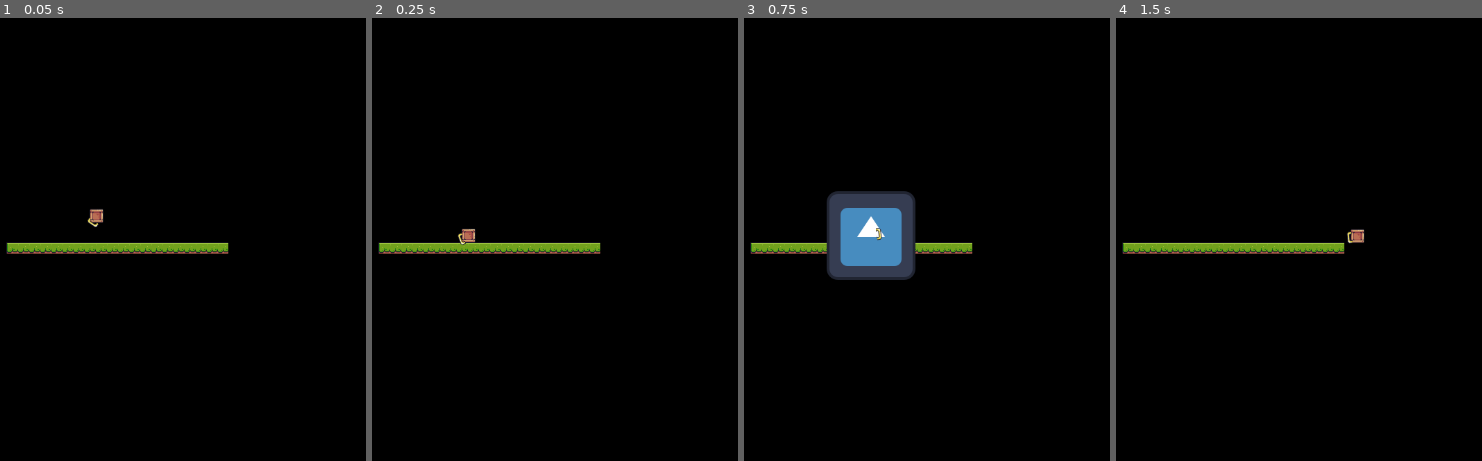
Above: before the commit, frames 1-4 (left to right).
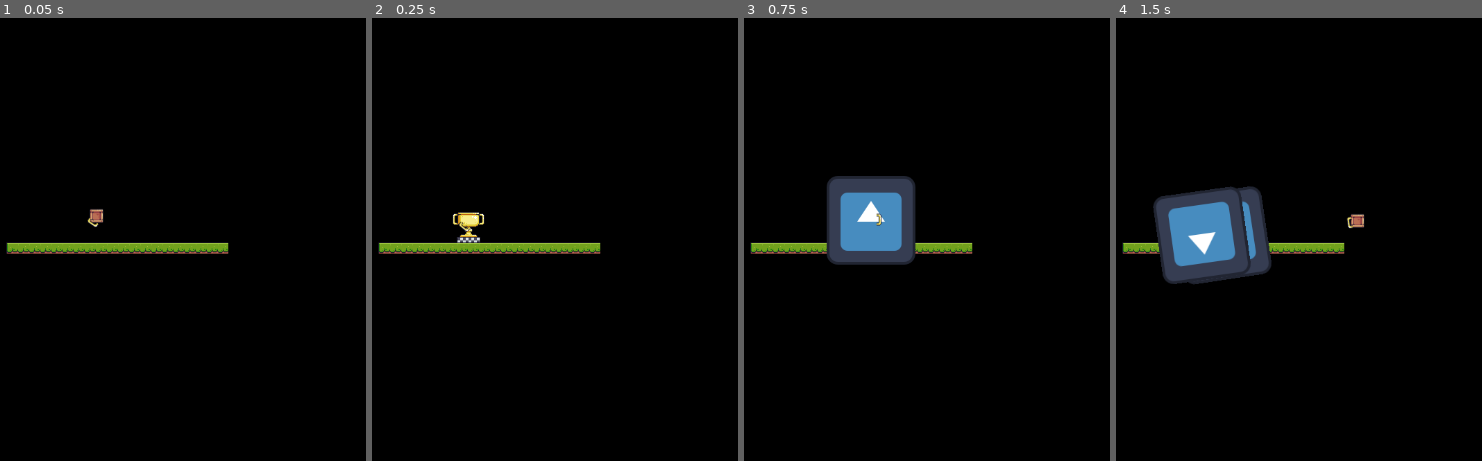
Above: after the commit, the same moments.

Repository: bombocla7/LLTE
Game: Godot game, scene res://nivel.tscn
Two runs of this game, one before a commit and one after it. Both use one fixed random seed, a clock stepped at 60 frames per second and the inputs below. The engine's default icon, where the game draws it, is replaced by a stand-in: a white triangle on a blue panel in a dark square.
Inputs (mouse positions are in pixels of both pictures, inside the frame that each line leads up to):
- Up to frame 1 (0.05 s): no input
- Up to frame 2 (0.25 s): no input
- Up to frame 3 (0.75 s): tap Enter at 0.5 s; move the mouse to (996, 221) at 0.52 s; press the mouse at (996, 221) at 0.53 s; hold Right (ui_right) from 0.53 s (still down)
- Up to frame 4 (1.5 s): keep holding Right (ui_right); move the mouse to (outside the picture) at 1.27 s; release the mouse at (outside the picture) at 1.28 s; click (outside the picture) at 1.35 s

Frame 1 is identical in both runs. In frame 2, 0.4% of the frame differs, in the area x 22-31%, y 43-52%; in frame 3, 3.3%; in frame 4, 6.3%, in the area x 10-68%, y 37-61%.

Commit message:
Lanzamiento de flecha acabado

Diff:
--- a/lanzando-lanzando-triunfe-escalando/arco.gd
+++ b/lanzando-lanzando-triunfe-escalando/arco.gd
@@ -1,40 +1,47 @@
 extends Node2D
 
-@export var max_carga = 500
+@export var max_carga = 100
+@export var arrow_scene: PackedScene
 
 var wasclicked = false
-
+var flecha
 var carga = 0
 
-func _physics_process(delta):
+func _physics_process(_delta):
 	look_at_mouse()
 
-	#Carga del arco
+	#Carga del arco, cuando llega al máximo se queda esperando a que se suelte
 	if Input.is_action_pressed("ui_click"):
 		if (carga < max_carga):
 			arco_carga()
-		elif (carga == max_carga):
-			arco_disparo()
+
 	#Disparo del arco
-	elif Input.is_action_just_released("ui_click"):
-		arco_disparo()
-
-	#Debug carga
-	print(carga)
+	if Input.is_action_just_released("ui_click"):
+		arco_disparo(carga)
+		print(str(flecha.velocity.x))
+		print(str(flecha.velocity.y))
 
 func look_at_mouse():
 	var mouse_pos = get_global_mouse_position()
 	look_at(mouse_pos)
 
 func arco_carga():
-	if !wasclicked:
-		wasclicked = true
-	else:
-		carga += 1
+	carga += 1
+	print(carga)
 
-func arco_disparo():
+func arco_disparo(carga_disparo):
 	#Dispara la flecha con velocidad proporcional a la carga y en la dirección del ratón
-
-	#Resetea la carga y el click para el siguiente frame
+	flecha = arrow_scene.instantiate()
+	get_tree().current_scene.add_child(flecha)
+	var direccion_x = (get_global_mouse_position() - global_position).x
+	var direccion_y = (get_global_mouse_position() - global_position).y
+	print(str(direccion_x))
+	print(str(direccion_y))
+	var fuerza_base = 50.0
+	#EL OBJETO A CREAR NO DEBE TENER LA VELOCIDAD EN X DEFINIDA EN 0 O EN OTRO VALOR ESTRICTO, LA VELOCIDAD DE LA FLECHA SE DA AQUI
+	flecha.velocity.x += direccion_x * fuerza_base * carga_disparo * 0.01
+	flecha.velocity.y = direccion_y * fuerza_base * carga_disparo * 0.01
+	var direccion = Vector2(direccion_x, direccion_y)
+	flecha.rotation = direccion.angle()
 	wasclicked = false
 	carga = 0
--- a/lanzando-lanzando-triunfe-escalando/main_character.tscn
+++ b/lanzando-lanzando-triunfe-escalando/main_character.tscn
@@ -33,8 +33,10 @@
 }]
 
 [sub_resource type="RectangleShape2D" id="RectangleShape2D_2q423"]
+size = Vector2(19, 18)
 
-[node name="CharacterBody2D" type="CharacterBody2D"]
+[node name="main_character" type="CharacterBody2D"]
+collision_layer = 0
 script = ExtResource("1_2q423")
 
 [node name="Animacion" type="AnimatedSprite2D" parent="."]
--- a/lanzando-lanzando-triunfe-escalando/nivel.tscn
+++ b/lanzando-lanzando-triunfe-escalando/nivel.tscn
@@ -318,9 +318,15 @@
 [node name="Main_character" parent="." instance=ExtResource("1_h06de")]
 position = Vector2(26, -40)
 
+[node name="Animacion" parent="Main_character" index="0"]
+animation = &"idle"
+
+[node name="CollisionShape2D" parent="Main_character" index="1"]
+position = Vector2(0, 23)
+
 [node name="Arco" type="Node2D" parent="Main_character"]
 script = ExtResource("3_j87l1")
-max_carga = 100
+arrow_scene = ExtResource("1_h06de")
 
 [node name="Arco (sprite)" type="AnimatedSprite2D" parent="Main_character/Arco"]
 position = Vector2(12, 0)
